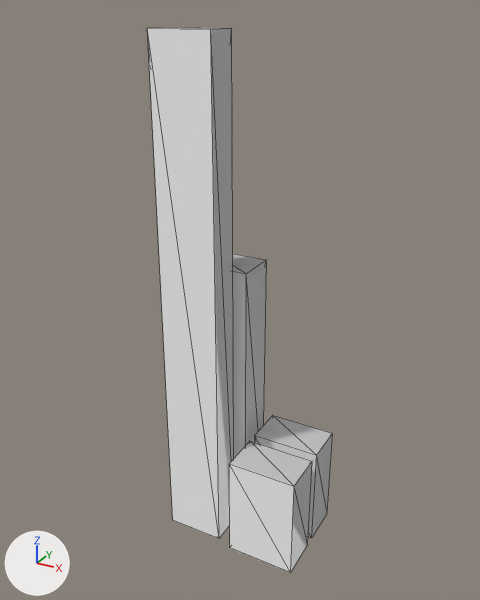
A saved change to the glTF model assets/models/city_block_12345_6_29.glb.
Before and after are seen from a camera (50 mm lens) standing at (7.59, -14.27, 14.42) and looking at (-0.25, 0.0, 7.28). Every picture has the same lights, and +X, +Y and +Z are marked at lower left. The older version comes first. Mesh edges are drawn as thin lines.

In view in the first picture: 'block_29'.
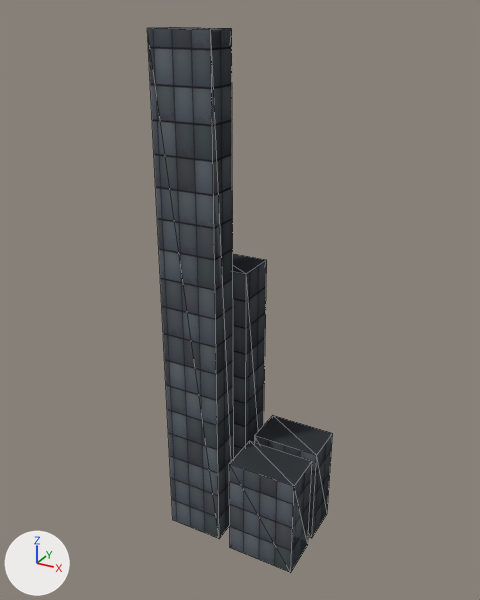
What changed in the scene script:
```text
Add img_image_0:
    img_image_0 = load_image('Image_0', '_unpacked/Image_0', 512, 512, 'sRGB')
Add mat_tier2_003:
    mat_tier2_003 = principled_material('tier2.003')
    mat_tier2_003.texture = img_image_0
    mat_tier2_003.roughness = 0.9
Add mat_tier2_001:
    mat_tier2_001 = principled_material('tier2.001')
    mat_tier2_001.texture = img_image_0
    mat_tier2_001.roughness = 0.9
Add mat_tier2_002:
    mat_tier2_002 = principled_material('tier2.002')
    mat_tier2_002.texture = img_image_0
    mat_tier2_002.roughness = 0.9
Add mat_tier2:
    mat_tier2 = principled_material('tier2')
    mat_tier2.texture = img_image_0
    mat_tier2.roughness = 0.9
Change me_block_29:
    where me_block_29.from_pydata(...)  # 32 vertices, 48 faces; spans x -2.1..2.1, y -1.35..1.35, z 0.0..14.0
    used by ob_block_29; location = (0.0, 0.0, 0.0)
    me_block_29 part 1: all 12 faces centred in x -2.1..-0.15, y 0.15..1.35, z 0.0..8.0 switch from mat_default (white #ffffff) to mat_tier2 (picture img_image_0)
    me_block_29 part 2: all 12 faces centred in x -1.95..-0.3, y -1.2..-0.3, z 0.0..14.0 switch from mat_default (white #ffffff) to mat_tier2_001 (picture img_image_0)
    me_block_29 part 3: all 12 faces centred in x 0.15..2.1, y 0.15..1.35, z 0.0..3.0 switch from mat_default (white #ffffff) to mat_tier2_002 (picture img_image_0)
    me_block_29 part 4: all 12 faces centred in x 0.15..2.1, y -1.35..-0.15, z 0.0..3.0 switch from mat_default (white #ffffff) to mat_tier2_003 (picture img_image_0)
    me_block_29 part 5: texture (UV) coordinates of 48 of 48 faces, centred in x -2.1..2.1, y -1.35..1.35, z 0.0..14.0, changed; they spanned u 0.0..0.0, v 0.0..0.0 and now span u 0.0..0.24, v 0.0..1.75
```

Boxes (x1, y1, x2, y2) around the edits, measured in the pictures (480 x 600 px):
'block_29', recoloured, surface changed (white to grey): (147, 27, 333, 573) in both
part 1 of me_block_29, recoloured (white to black): (233, 254, 267, 458) in both
part 2 of me_block_29, recoloured (white to grey): (147, 27, 234, 539) in both
part 3 of me_block_29, recoloured (white to black): (255, 415, 333, 538) in both
part 4 of me_block_29, recoloured (white to grey): (229, 441, 312, 573) in both
part 5 of me_block_29, surface changed (darker): (147, 27, 333, 573) in both
